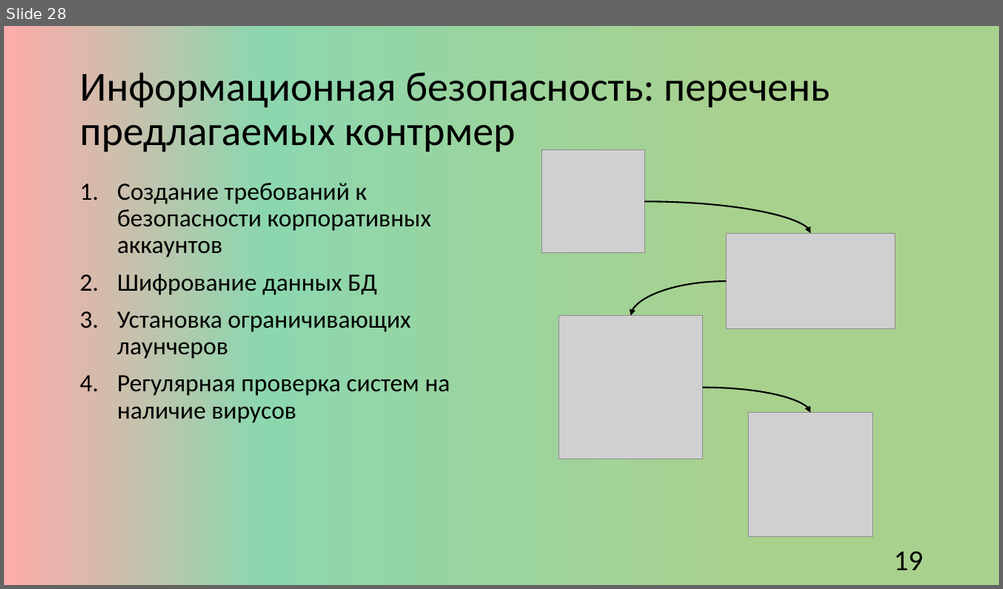
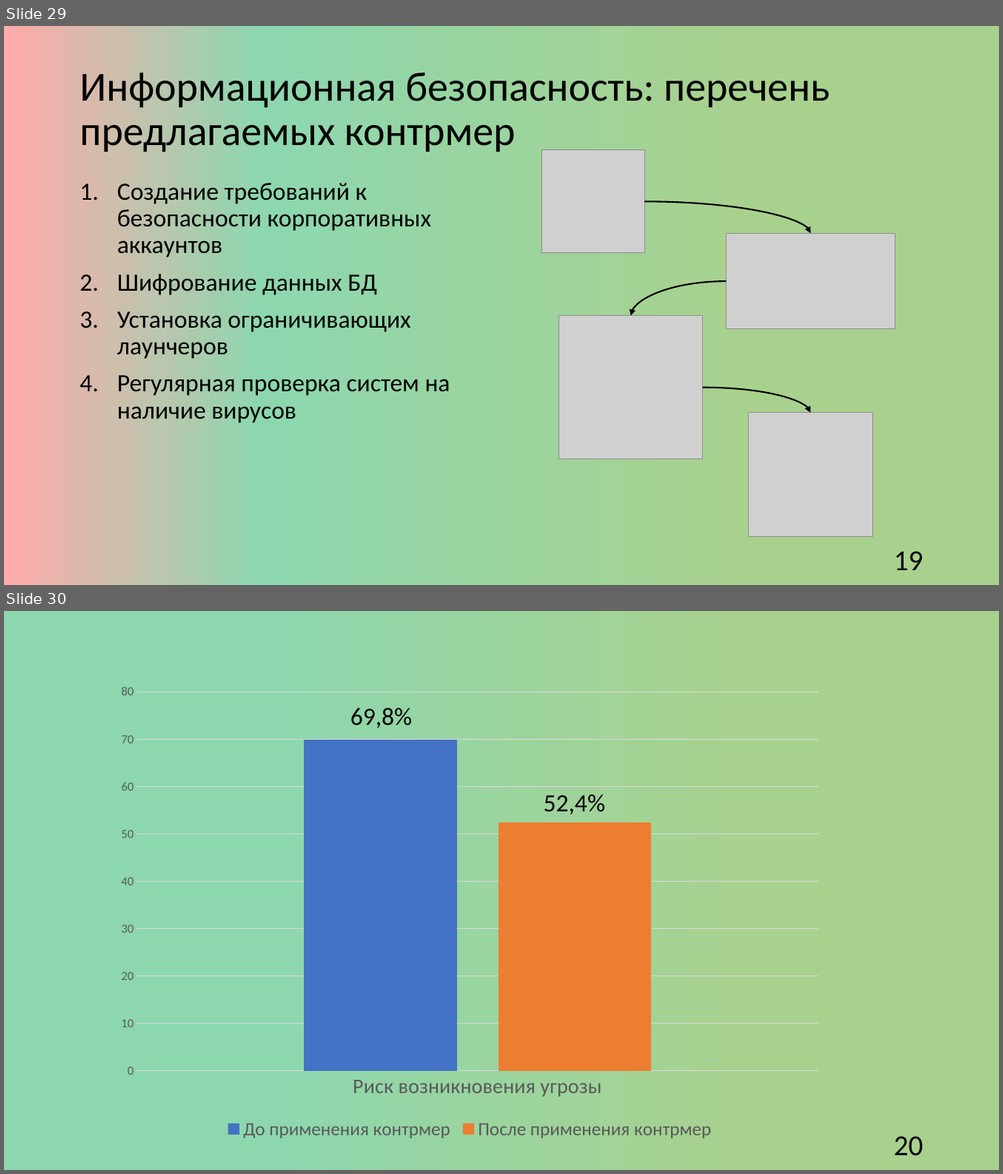
Before and after one commit to churakovra/graduateWork, a slide deck: product/vkr_pres.pptx. Shown one above the other, each under a label of ours: slide 28 before the commit, slides 29 and 30 after it. The pictures are 1003x589 and 1003x1174 pixels, drawn with LibreOffice and Linux fonts; fonts in the diff are those of the drawing; grey boxes stand for pictures. Boxes give left, top, right and bottom in pixels: in the first picture for what was removed or moved away, otherwise in the second. Text is boxed around its words. In the diff, an @@ line names an element or a change of style, - is before the commit and + after.

```diff
--- a/product/vkr_pres.pptx
+++ b/product/vkr_pres.pptx
@@ slide 30 added at box(4, 611, 999, 1170), background gradient #8DD7AE to #A9D18E @@
@@ column chart added at box(107, 675, 833, 1145) @@
+categories: Риск возникновения угрозы
+До применения контрмер: 70
+После применения контрмер: 52
@@ text added at box(350, 708, 412, 728), 24 pt, text #000000 @@
+69,8%
@@ text added at box(543, 795, 605, 815), 24 pt, text #000000 @@
+52,4%
@@ text added at box(893, 1136, 923, 1156), 28 pt, text #000000 @@
+20
@@ what was slide 28 is now slide 29 @@
```
Also in this commit, not shown: 9 slides changed, 2 other slides added, 1 slide removed, 8 other files.
